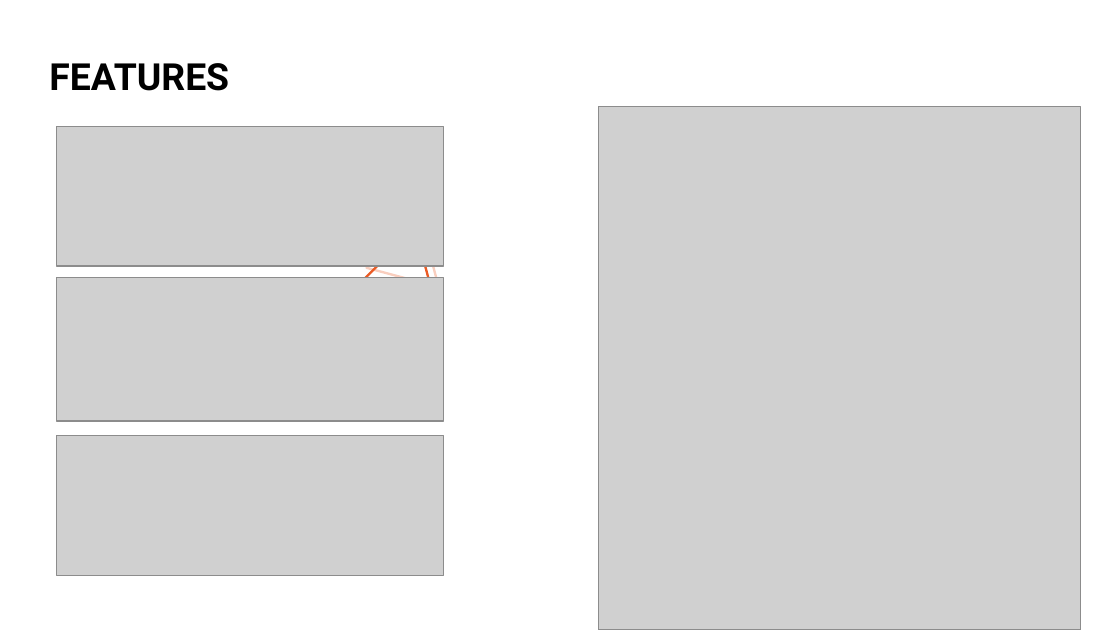
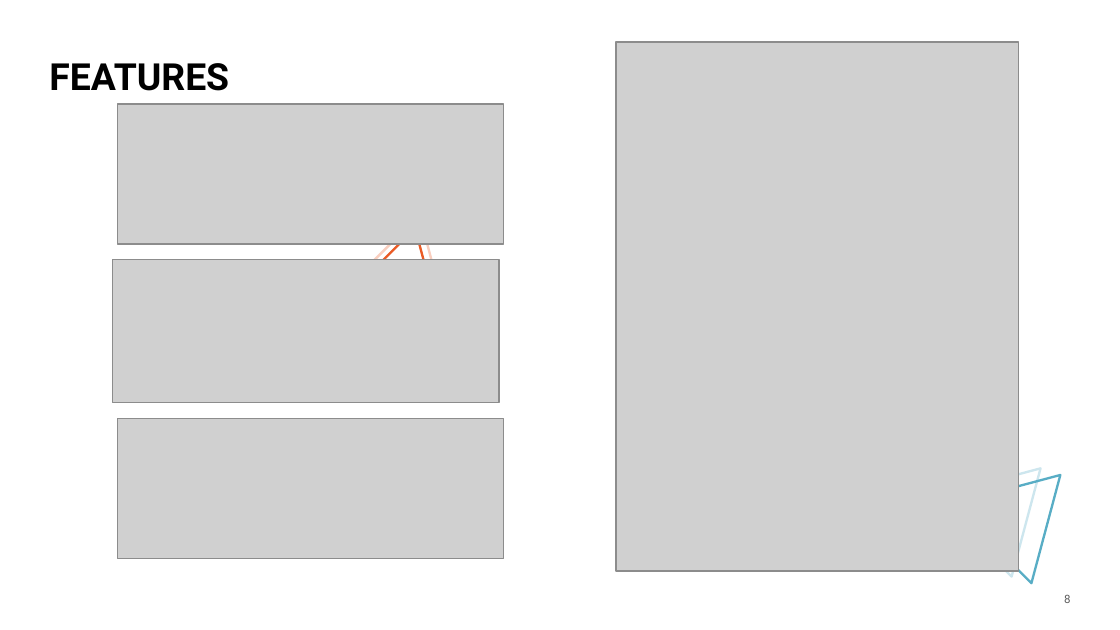
Before and after one commit to pkyahya/Username-and-Password-Generator, a slide deck: slide 8 of Project_Group4.pptx. Drawn at 1120x630 pixels with LibreOffice and Linux fonts; fonts in the diff are those of the drawing; grey boxes stand for pictures; background and template pictures are left out. Boxes give left, top, right and bottom in pixels: in the first picture for what was removed or moved away, otherwise in the second. Text is boxed around its words. In the diff, an @@ line names an element or a change of style, - is before the commit and + after.

```diff
--- a/Project_Group4.pptx
+++ b/Project_Group4.pptx
@@ picture: place and size @@
-picture at <box>598,106,1080,629</box>
+picture at <box>616,43,1019,571</box>
@@ picture: place and size @@
-picture at <box>57,127,444,267</box>
+picture at <box>118,104,504,244</box>
@@ picture: place and size @@
-picture at <box>57,278,444,421</box>
+picture at <box>112,259,498,402</box>
@@ picture: place and size @@
-picture at <box>57,436,444,576</box>
+picture at <box>118,419,504,559</box>
```
Also in this commit, not shown: 2 other slides changed.
